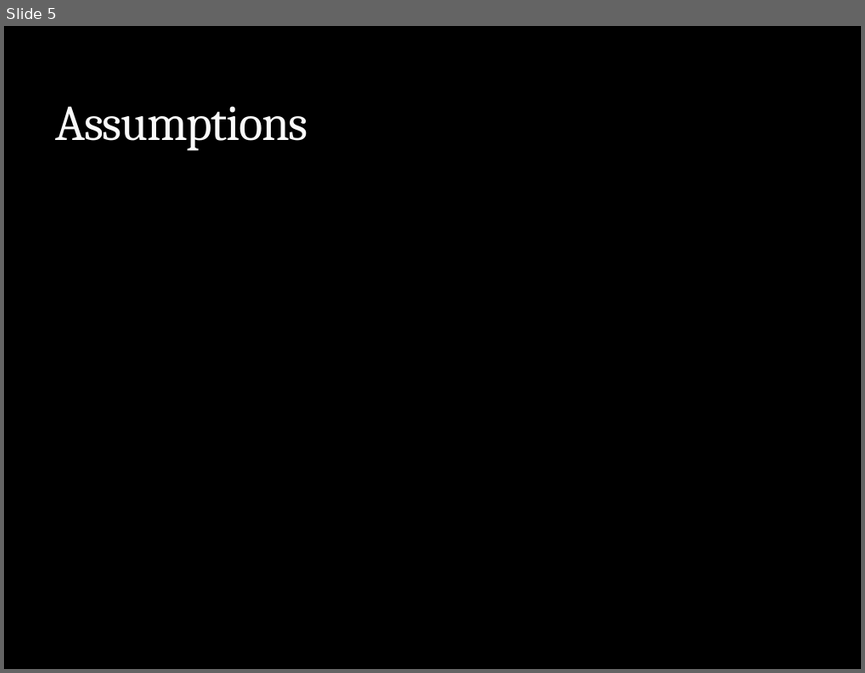
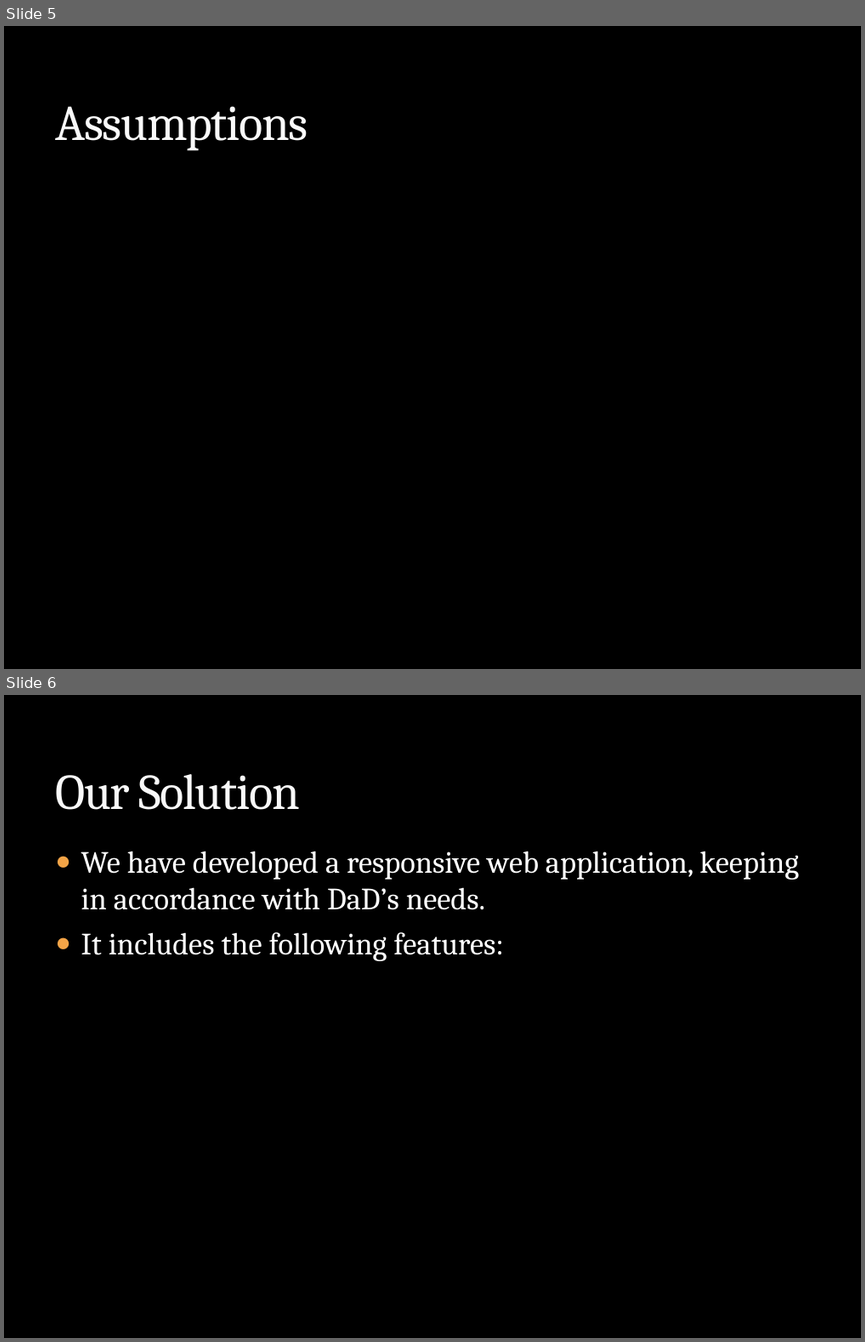
Before and after one commit to Mumbai2016/team-13, a slide deck: PPT/Dream A Dream.pptx. Shown one above the other, each under a label of ours: slide 5 before the commit, slides 5 and 6 after it. The pictures are 865x673 and 865x1342 pixels, drawn with LibreOffice and Linux fonts; fonts in the diff are those of the drawing; background and template pictures are left out. Boxes give left, top, right and bottom in pixels: in the first picture for what was removed or moved away, otherwise in the second. Text is boxed around its words. In the diff, an @@ line names an element or a change of style, - is before the commit and + after.

```diff
--- a/PPT/Dream A Dream.pptx
+++ b/PPT/Dream A Dream.pptx
@@ slide 6 added at (4,695,861,1338), background picture (left out) @@
@@ title added at (55,774,300,810), 42 pt, text #F9F9F9 @@
+Our Solution
@@ text added at (81,851,799,961), 26 pt, text #FFFFFF @@
+● We have developed a responsive web application, keeping in accordance with DaD’s needs.
+● It includes the following features:
```
Also in this commit, not shown: 1 slide changed, 1 other slide added, 2 slides removed.
